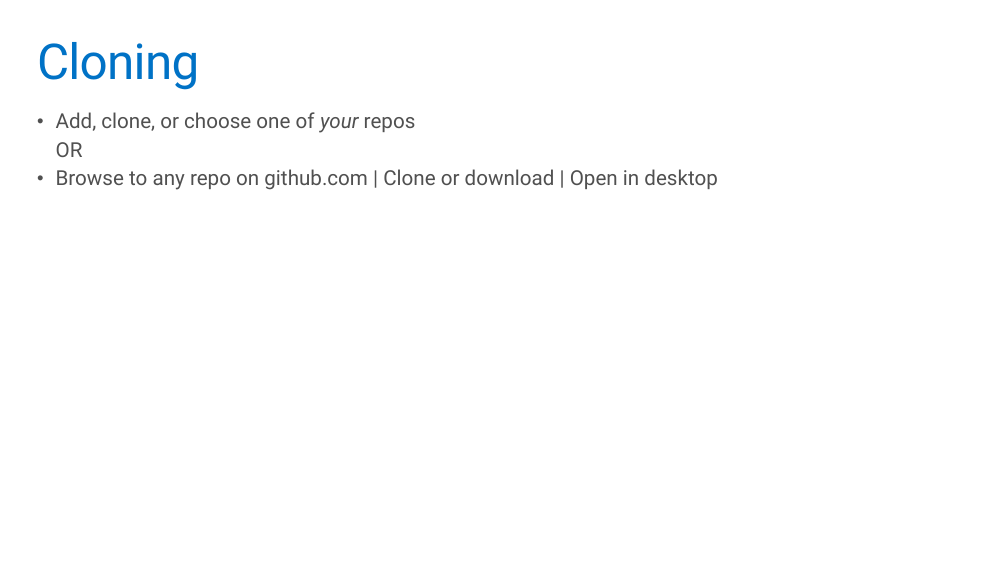
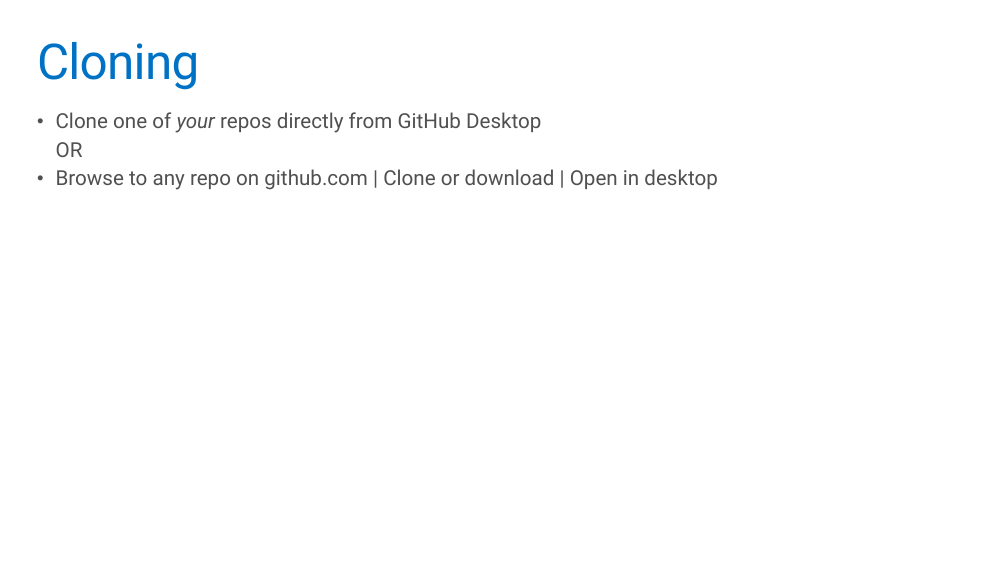
Before and after one commit to codefoster/gh-ms-mva, a slide deck: slide 14 of slides/m3.pptx. Drawn at 1008x567 pixels with LibreOffice and Linux fonts; fonts in the diff are those of the drawing. Boxes give left, top, right and bottom in pixels: in the first picture for what was removed or moved away, otherwise in the second. Text is boxed around its words. In the diff, an @@ line names an element or a change of style, - is before the commit and + after.

Commit message:
updates to deck 3

```diff
--- a/slides/m3.pptx
+++ b/slides/m3.pptx
@@ text at bbox=[56, 112, 541, 133]: text changed @@
-• Add, clone, or choose one of your repos
+• Clone one of your repos directly from GitHub Desktop
```
Also in this commit, not shown: 2 other slides changed.
